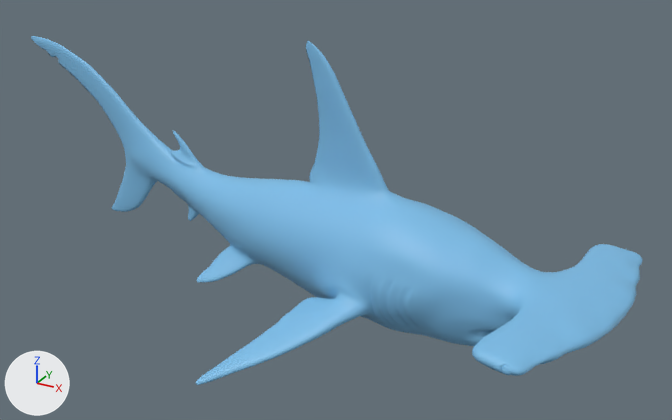
Renders of the OBJ model Codigo_fuente/Models/Tiburon_2/Tiburon.obj from each side of a commit.
Camera for both pictures: a 50 mm camera at (48.6, -108.4, 60.3) aimed at (-14.6, 6.4, 2.9). The lights are fixed; the arrows at lower left show +X, +Y and +Z. Where no turn or scale is listed for an object, it has been applied to the vertices.

The first picture shows 'hammerhead_shark'.
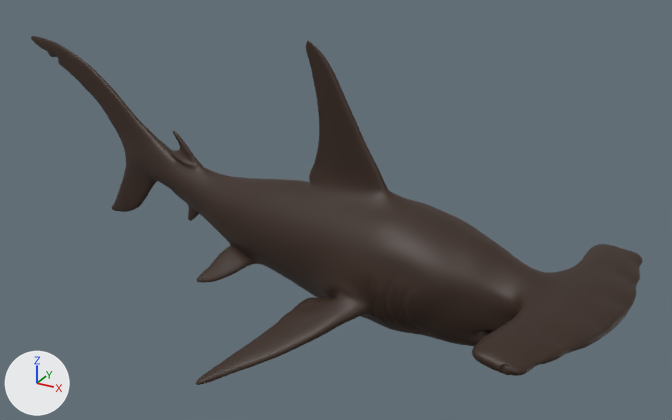
Where the change shows, as pixel boxes (x1, y1, x2, y2) in the pictures (672 x 420 px):
'hammerhead_shark', recoloured (blue to brown)
    both: (31, 36, 642, 385)

What changed in the scene script:
```text
Add img_tiburont_jpg:
    img_tiburont_jpg = load_image('TiburonT.jpg', '../../Textures/TiburonT.jpg', 1024, 683, 'sRGB')
Add mat_material_008:
    mat_material_008 = principled_material('Material.008')
    mat_material_008.texture = img_tiburont_jpg
    mat_material_008.roughness = 0.526
Change me_hammerhead_shark:
    where me_hammerhead_shark.from_pydata(...)  # 20912 vertices, 41194 faces; spans x -82.7..31.8, y -22.4..28.3, z -13.8..29.8
    remove me_hammerhead_shark.materials.append(mat_material_005)  # blue #7bbde7
    add me_hammerhead_shark.materials.append(mat_material_008)  # picture img_tiburont_jpg
```
